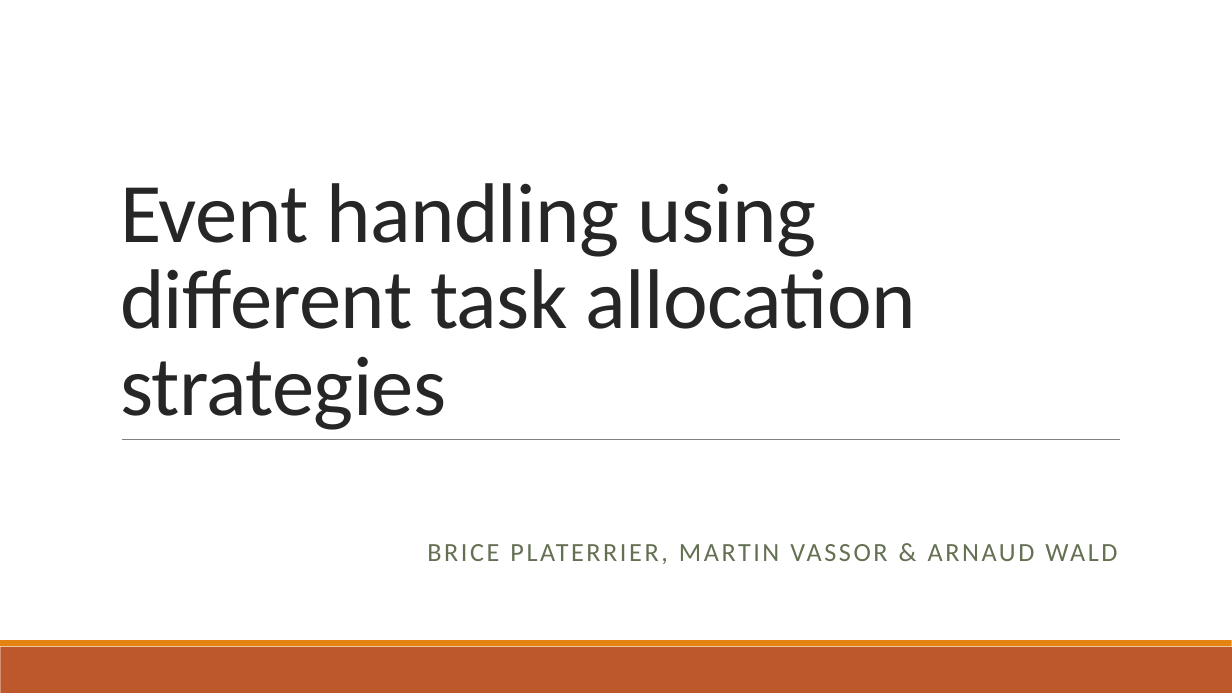
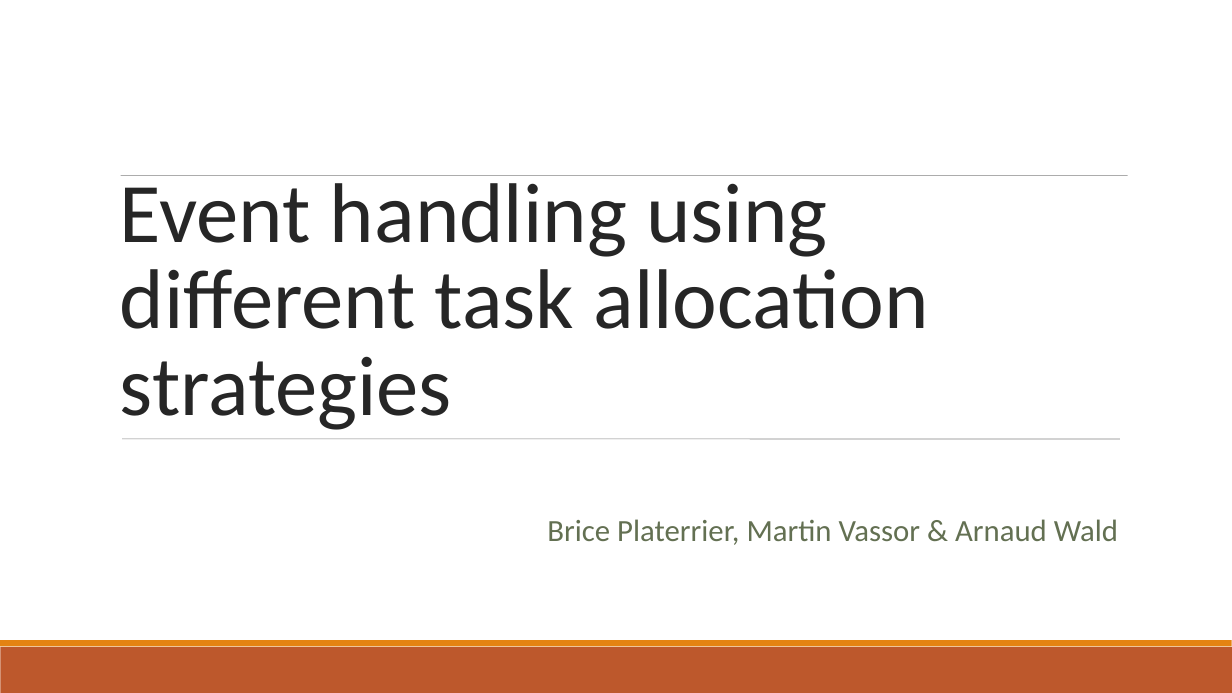
Before and after one commit to Bromind/DIS, a slide deck: slide 1 of Presentation/Presentation.pptx. Drawn at 1232x693 pixels with LibreOffice and Linux fonts; fonts in the diff are those of the drawing. Boxes give left, top, right and bottom in pixels: in the first picture for what was removed or moved away, otherwise in the second. Text is boxed around its words. In the diff, an @@ line names an element or a change of style, - is before the commit and + after.

```diff
--- a/Presentation/Presentation.pptx
+++ b/Presentation/Presentation.pptx
@@ text "Event handling using different task ..." at box(120, 175, 928, 430): letter spacing -0.5 to 0 pt @@
@@ line added from (121, 176) to (1128, 176), #808080 0.51 pt @@
@@ line (122, 439) - (1120, 439): stroke #808080 0.5 pt to #808080 0.51 pt @@
@@ text at box(547, 519, 1118, 545): text changed; size 20.4 to 24 pt @@
-BRICE PLATERRIER, MARTIN VASSOR & ARNAUD WALD
+Brice Platerrier, Martin Vassor & Arnaud Wald
```
Also in this commit, not shown: 14 other slides changed.
